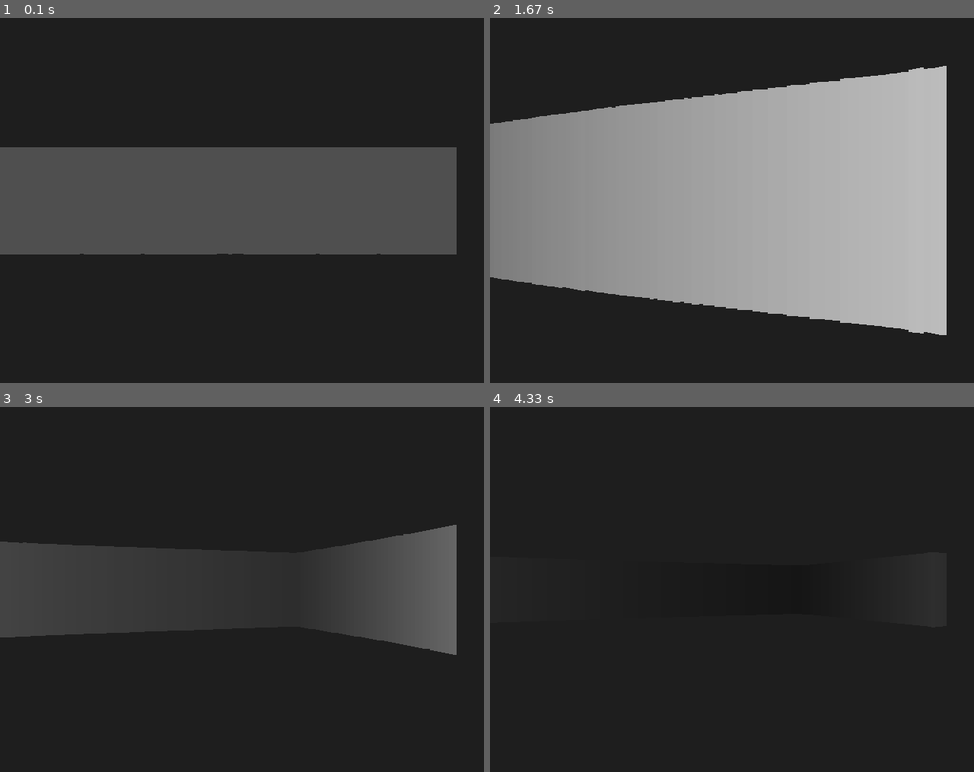
Above: before the commit, frames 1-4 (two rows, left to right).
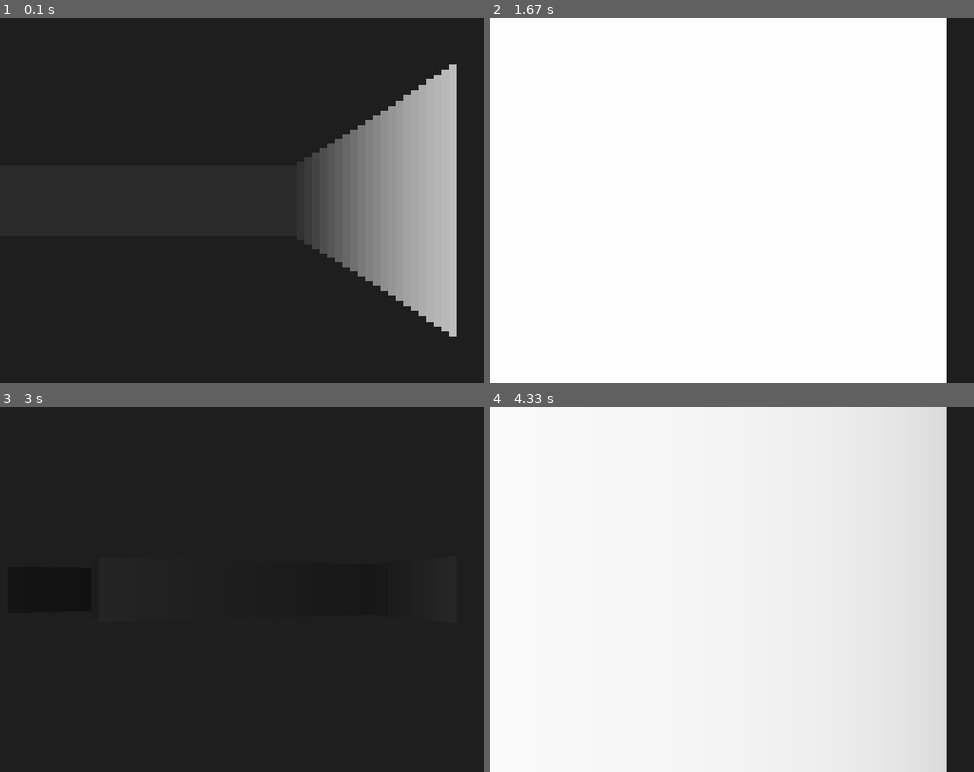
Above: after the commit, the same moments.

Repository: Ambreon866/raycasting-on-pygame
Game: pygame game, started from Raycasting PyEngine.py
Two runs of this game, one before a commit and one after it. Both use one fixed random seed, a clock stepped at 60 frames per second and the inputs below.
Inputs:
- Up to frame 1 (0.1 s): no input
- Up to frame 2 (1.67 s): hold Right 0.33-0.8 s; hold Up 0.83-1.13 s
- Up to frame 3 (3 s): tap Space at 1.67 s; hold F1 2-2.53 s; hold Left 2-2.53 s; hold F2 from 2.57 s (still down); hold Left from 2.57 s (still down)
- Up to frame 4 (4.33 s): release F2 at 3.1 s; release Left at 3.1 s; hold F3 3.13-3.67 s; hold A 3.13-3.67 s; hold Left 3.7-4.23 s; hold S from 4.27 s (still down)

The runs differ from the first frame. In frame 1, 32% of the frame differs, in the area x 0-95%, y 12-88%; in frame 2, 94%, in the area x 0-95%, y 0-100%; in frame 3, 14%; in frame 4, 94%.

Commit message:
Update Raycasting PyEngine.py

Diff:
--- a/Raycasting PyEngine.py
+++ b/Raycasting PyEngine.py
@@ -2,27 +2,37 @@
 import math
 import sys
 
-# инициализация модуля pygame
+# Инициализация модуля pygame
 pygame.init()
 
-# задаем размеры экрана и параметры карты
+# Задаем размеры экрана и параметры карты
 WIDTH, HEIGHT = 640, 480
-PROJECTION_PLANE_WIDTH = WIDTH  # ширина плоскости проекции (экран)
-PROJECTION_PLANE_HEIGHT = HEIGHT  # высота плоскости проекции (экран)
-TILE_SIZE = 64  # размер одной плитки карты в пикселях
-MAP_WIDTH, MAP_HEIGHT = 8, 8  # размеры карты
+PROJECTION_PLANE_WIDTH = WIDTH
+PROJECTION_PLANE_HEIGHT = HEIGHT
+TILE_SIZE = 64
+MAP_WIDTH, MAP_HEIGHT = 8, 8
 
-# параметры движения игрока
-player_x, player_y = 300, 300  # начальная позиция игрока
-player_dir = 0  # направление взгляда игрока в радианах
-FOV = math.pi / 3  # поле зрения (60 градусов)
-HALF_FOV = FOV / 2  # половина поля зрения
-NUM_RAYS = 120  # количество лучей для расчета
-DELTA_ANGLE = FOV / NUM_RAYS  # изменение угла между соседними лучами
-MAX_DEPTH = 800  # максимальная глубина проверки для луча
-SCALE = PROJECTION_PLANE_WIDTH // NUM_RAYS  # ширина полосы проекции для каждого луча
+# Параметры движения игрока
+player_x, player_y = 300, 300
+player_dir = 0
+FOV = math.pi / 3
+HALF_FOV = FOV / 2
 
-# карта, определяющая стены ('#'), свободное пространство ('.') и двери ('D')
+# Параметры графики
+graphics_quality = 'medium'
+graphics_settings = {
+    'low': {'NUM_RAYS': 30, 'MAX_DEPTH': 200},
+    'medium': {'NUM_RAYS': 60, 'MAX_DEPTH': 400},
+    'high': {'NUM_RAYS': 120, 'MAX_DEPTH': 800}
+}
+
+# Задать уровни графики начальным
+NUM_RAYS = graphics_settings[graphics_quality]['NUM_RAYS']
+MAX_DEPTH = graphics_settings[graphics_quality]['MAX_DEPTH']
+DELTA_ANGLE = FOV / NUM_RAYS
+SCALE = PROJECTION_PLANE_WIDTH // NUM_RAYS
+
+# Карта
 mini_map = [
     '########',
     '#......#',
@@ -30,132 +40,134 @@
     '#......#',
     '#......#',
     '#......#',
-    '#......#',
+    '#..P...#',
     '########'
 ]
 
-# цвета
-BACKGROUND_COLOR = (30, 30, 30)  # темно-серый для фона
-WALL_COLOR = (160, 160, 160)  # светло-серый для стены
+# Цвета
+BACKGROUND_COLOR = (30, 30, 30)
+WALL_COLOR = (160, 160, 160)
 
-# состояние двери
+# Состояние двери
 door_active = True
 door_open_time = 0
 
-# создание окна игры
+# Создание окна игры
 screen = pygame.display.set_mode((WIDTH, HEIGHT))
-pygame.display.set_caption("Raycasting PyEngine")  # Заголовок окна
+pygame.display.set_caption("Raycasting Game")
 
-# основной игровой цикл
-clock = pygame.time.Clock()  # Часы для контроля времени
+# Основной игровой цикл
+clock = pygame.time.Clock()
+
+def initialize_player_position():
+    global player_x, player_y
+    for y, row in enumerate(mini_map):
+        for x, tile in enumerate(row):
+            if tile == 'P':
+                player_x = x * TILE_SIZE + TILE_SIZE // 2
+                player_y = y * TILE_SIZE + TILE_SIZE // 2
+                return
 
 def ray_casting():
-    # начальный угол луча (направление игрока минус половина поля зрения)
     start_angle = player_dir - HALF_FOV
-    # проход по каждому лучу
     for ray in range(NUM_RAYS):
-        # для каждого луча проверяем его длину (глубину)
+        sin_a = math.sin(start_angle)
+        cos_a = math.cos(start_angle)
+
         for depth in range(MAX_DEPTH):
-            # вычисляем предполагаемую цель (точку на карте) для текущей глубины
-            target_x = player_x + depth * math.cos(start_angle)
-            target_y = player_y + depth * math.sin(start_angle)
+            target_x = player_x + depth * cos_a
+            target_y = player_y + depth * sin_a
 
-            # переводим координаты в индексы карты
             map_x = int(target_x / TILE_SIZE)
             map_y = int(target_y / TILE_SIZE)
 
-            # Проверка на выход за границы карты
             if 0 <= map_x < MAP_WIDTH and 0 <= map_y < MAP_HEIGHT:
-                # если луч наткнулся на стену
                 if mini_map[map_y][map_x] == '#':
-                    # корректируем глубину для устранения эффекта "рыбьего глаза"
-                    depth *= math.cos(player_dir - start_angle)
-                    # рассчитываем высоту стены
-                    wall_height = 21000 / (depth + 0.0001)
+                    adjusted_depth = depth * math.cos(player_dir - start_angle)
+                    wall_height = 21000 / (adjusted_depth + 0.0001)
 
-                    # добавляем эффект затемнения для дальних стен
-                    color_intensity = 255 / (1 + depth * depth * 0.0001)
+                    color_intensity = 255 / (1 + adjusted_depth * adjusted_depth * 0.0001)
                     wall_color = (color_intensity, color_intensity, color_intensity)
 
-                    # рисуем прямоугольник, представляющий стену
                     pygame.draw.rect(screen, wall_color,
                                      (ray * SCALE, HEIGHT // 2 - wall_height // 2, SCALE, wall_height))
-                    break  # прекращаем дальнейшую проверку, так как стена найдена
+                    break
                 elif mini_map[map_y][map_x] == 'D':
-                    # Если дверь, проверяем, активна ли она
                     if door_active:
-                        depth *= math.cos(player_dir - start_angle)
-                        wall_height = 21000 / (depth + 0.0001)
+                        adjusted_depth = depth * math.cos(player_dir - start_angle)
+                        wall_height = 21000 / (adjusted_depth + 0.0001)
                         pygame.draw.rect(screen, (0, 100, 100),
                                          (ray * SCALE, HEIGHT // 2 - wall_height // 2, SCALE, wall_height))
                         break
 
-        # Переходим к следующему углу для следующего луча
         start_angle += DELTA_ANGLE
 
 def handle_player_movement(keys):
-    # функция для управления движением игрока
     global player_x, player_y, player_dir, door_active, door_open_time
-    if keys[pygame.K_LEFT]:
-        player_dir -= 0.04  # поворот влево
-    if keys[pygame.K_RIGHT]:
-        player_dir += 0.04  # поворот вправо
-    if keys[pygame.K_UP]:
-        # расчет новой позиции
+    if keys[pygame.K_LEFT] or keys[pygame.K_a]:
+        player_dir -= 0.04
+    if keys[pygame.K_RIGHT] or keys[pygame.K_d]:
+        player_dir += 0.04
+    if keys[pygame.K_UP] or keys[pygame.K_w]:
         new_x = player_x + 5 * math.cos(player_dir)
         new_y = player_y + 5 * math.sin(player_dir)
-        # переводим новые координаты в индексы карты
         map_x = int(new_x / TILE_SIZE)
         map_y = int(new_y / TILE_SIZE)
-        # проверяем, можно ли двигаться
         if mini_map[map_y][map_x] != '#' or (mini_map[map_y][map_x] == 'D' and not door_active):
             player_x = new_x
             player_y = new_y
-    if keys[pygame.K_DOWN]:
-        # расчет новой позиции
+    if keys[pygame.K_DOWN] or keys[pygame.K_s]:
         new_x = player_x - 5 * math.cos(player_dir)
         new_y = player_y - 5 * math.sin(player_dir)
-        # переводим новые координаты в индексы карты
         map_x = int(new_x / TILE_SIZE)
         map_y = int(new_y / TILE_SIZE)
-        # проверяем, можно ли двигаться
         if mini_map[map_y][map_x] != '#' or (mini_map[map_y][map_x] == 'D' and not door_active):
             player_x = new_x
             player_y = new_y
 
-    # Проверка нажатия пробела для открытия двери
     if keys[pygame.K_SPACE] and door_active:
         door_active = False
-        door_open_time = pygame.time.get_ticks()  # Запоминаем время открытия двери
+        door_open_time = pygame.time.get_ticks()
 
 def check_door_status():
-    # функция для проверки состояния двери
     global door_active, door_open_time
     if not door_active and pygame.time.get_ticks() - door_open_time > 5000:
-        door_active = True  # Дверь снова активна
+        door_active = True
+
+def change_graphics_quality(quality):
+    global NUM_RAYS, MAX_DEPTH, DELTA_ANGLE, SCALE, graphics_quality
+    graphics_quality = quality
+    settings = graphics_settings[quality]
+    NUM_RAYS = settings['NUM_RAYS']
+    MAX_DEPTH = settings['MAX_DEPTH']
+    DELTA_ANGLE = FOV / NUM_RAYS
+    SCALE = PROJECTION_PLANE_WIDTH // NUM_RAYS
+
+# Инициализация позиции игрока перед главным циклом
+initialize_player_position()
 
 # Главный цикл игры
 while True:
-    # Обрабатываем события
     for event in pygame.event.get():
         if event.type == pygame.QUIT:
             pygame.quit()
             sys.exit()
+        elif event.type == pygame.KEYDOWN:
+            if event.key == pygame.K_F1:
+                change_graphics_quality('low')
+            elif event.key == pygame.K_F2:
+                change_graphics_quality('medium')
+            elif event.key == pygame.K_F3:
+                change_graphics_quality('high')
 
-    # очищаем экран и заливаем его цветом фона
     screen.fill(BACKGROUND_COLOR)
 
-    # получаем нажатия клавиш для управления игроком
     keys = pygame.key.get_pressed()
     handle_player_movement(keys)
 
-    # проверка состояния двери
     check_door_status()
 
-    # рендеринг мира с помощью алгоритма трассировки лучей
     ray_casting()
 
-    # обновляем экран
     pygame.display.flip()
-    # 60 фпс а то игра слишком быстрой будет
     clock.tick(60)
